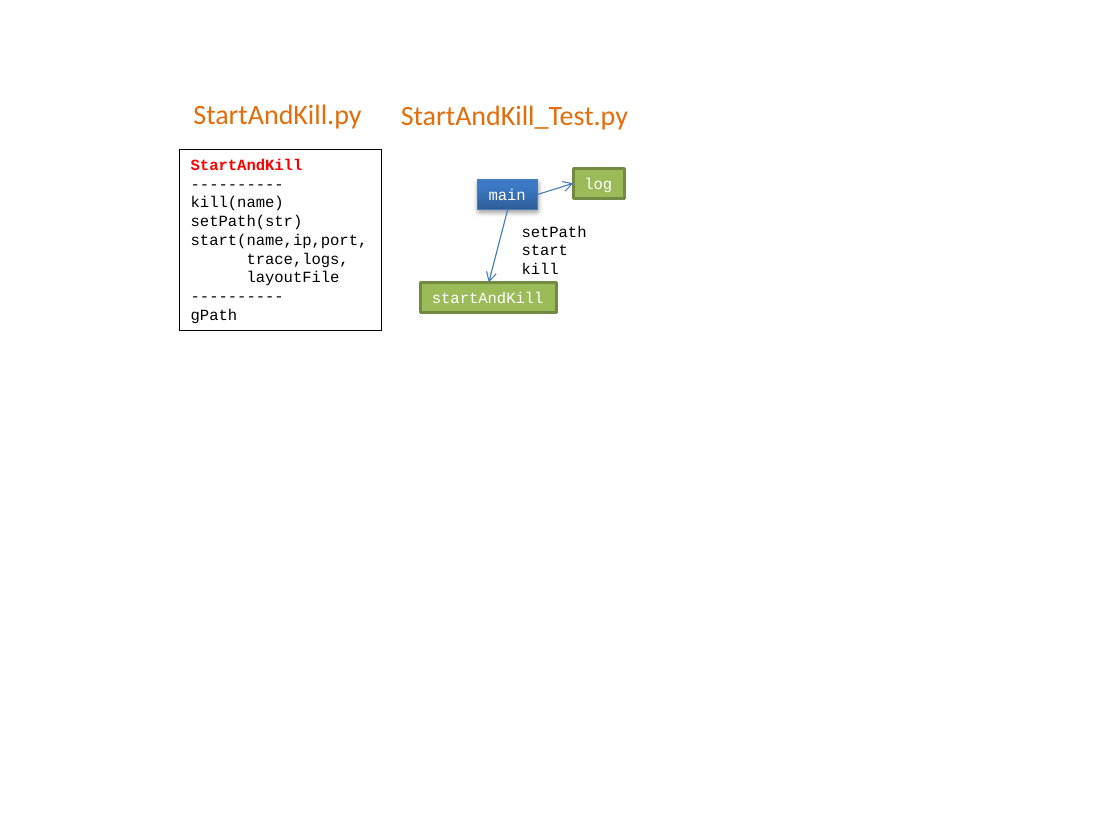
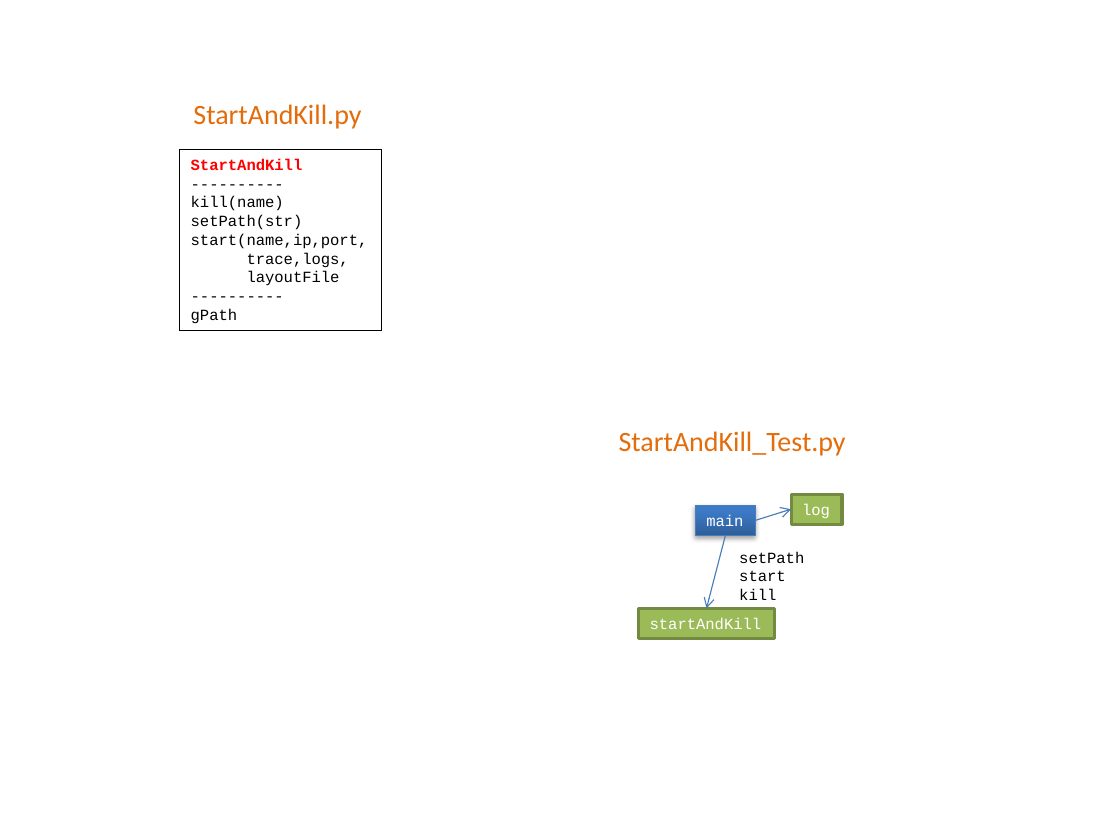
Before and after one commit to mlozborne/motin, a slide deck: slide 4 of Scripting/ScriptingDocumenation/DesignDiagrams.pptx. Drawn at 1120x840 pixels with LibreOffice and Linux fonts; fonts in the diff are those of the drawing. Boxes give left, top, right and bottom in pixels: in the first picture for what was removed or moved away, otherwise in the second. Text is boxed around its words. In the diff, an @@ line names an element or a change of style, - is before the commit and + after.

```diff
--- a/Scripting/ScriptingDocumenation/DesignDiagrams.pptx
+++ b/Scripting/ScriptingDocumenation/DesignDiagrams.pptx
@@ 2 rectangles, 2 arrows, 1 text: place and size @@
-2 rectangles, 2 arrows, 1 text at (401, 105, 628, 282)
+2 rectangles, 2 arrows, 1 text at (619, 431, 846, 608)
@@ text "setPath": place and size @@
-text "setPath" at (522, 225, 587, 274)
+text "setPath" at (739, 551, 804, 600)
@@ rectangle "startAndKill": place and size @@
-rectangle "startAndKill" at (421, 282, 557, 312)
+rectangle "startAndKill" at (638, 608, 774, 638)
```
Also in this commit, not shown: 1 other slide changed, 4 other files.
